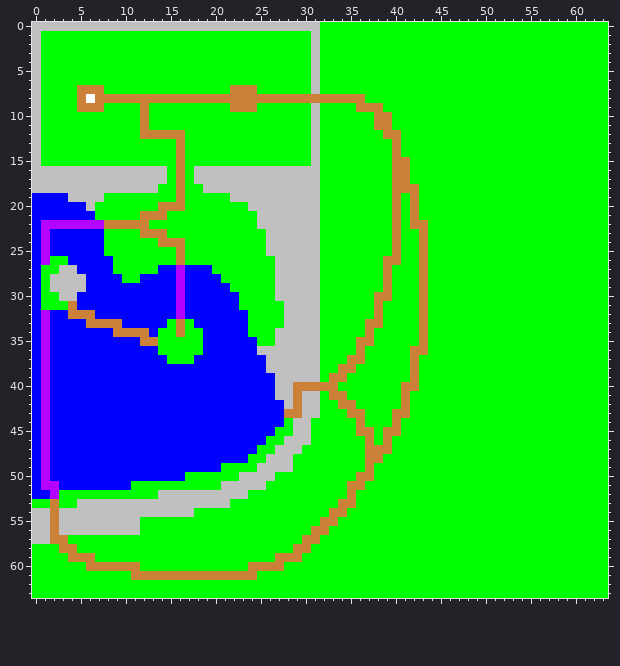
Pixel-art sprite, stored at assets/images/levels/level0.png. The first picture shows the starting point.
The file is 64x64 pixels.
The same view after the edit:
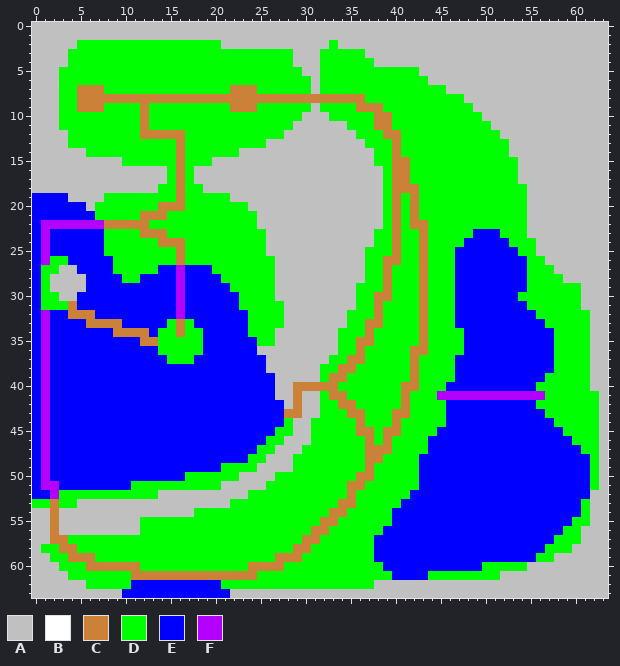
Palette (. is transparent): A #c0c0c0  B #ffffff  C #cb8138  D #00ff00  E #0000ff  F #b300ff
Change:
Changed rows in their new state; - is an unchanged pixel.
first column x 0:
 0 --------------------------------AAAAAAAAAAAAAAAAAAAAAAAAAAAAAAAA
 1 -AAAAAAAAAAAAAAAAAAAAAAAAAAAAAA-AAAAAAAAAAAAAAAAAAAAAAAAAAAAAAAA
 2 -AAAA----------------AAAAAAAAAA-A-AAAAAAAAAAAAAAAAAAAAAAAAAAAAAA
 3 -AAA-------------------------AA------AAAAAAAAAAAAAAAAAAAAAAAAAAA
 4 -AAA-------------------------AA-------AAAAAAAAAAAAAAAAAAAAAAAAAA
 5 -AA---------------------------A------------AAAAAAAAAAAAAAAAAAAAA
 6 -AA-----------------------------------------AAAAAAAAAAAAAAAAAAAA
 7 -AA-------------------------------------------AAAAAAAAAAAAAAAAAA
 8 -AA---C-----------------------------------------AAAAAAAAAAAAAAAA
 9 -AA----------------------------------------------AAAAAAAAAAAAAAA
10 -AA---------------------------A-A-----------------AAAAAAAAAAAAAA
11 -AA--------------------------AA-AAA----------------AAAAAAAAAAAAA
12 -AAA------------------------AAA-AAAA----------------AAAAAAAAAAAA
13 -AAA----------------------AAAAA-AAAAA----------------AAAAAAAAAAA
14 -AAAAA-----------------AAAAAAAA-AAAAAA---------------AAAAAAAAAAA
15 -AAAAAAAAA----------AAAAAAAAAAA-AAAAAA----------------AAAAAAAAAA
16 --------------------------------AAAAAAA---------------AAAAAAAAAA
17 --------------------------------AAAAAAA---------------AAAAAAAAAA
18 --------------------------------AAAAAAA----------------AAAAAAAAA
19 --------------------------------AAAAAAA----------------AAAAAAAAA
20 --------------------------------AAAAAAA----------------AAAAAAAAA
21 --------------------------------AAAAAAA----------------AAAAAAAAA
22 --------------------------------AAAAAAA----------------AAAAAAAAA
23 --------------------------------AAAAAA-----------EEE---AAAAAAAAA
24 --------------------------------AAAAAA----------EEEEE---AAAAAAAA
25 --------------------------------AAAAA----------EEEEEEE--AAAAAAAA
26 --------------------------------AAAAA----------EEEEEEEE--AAAAAAA
27 --------------------------------AAAAA----------EEEEEEEE---AAAAAA
28 --------------------------------AAAAA----------EEEEEEEE----AAAAA
29 --------------------------------AAAA-----------EEEEEEEE------AAA
30 --------------------------------AAAA-----------EEEEEEE-------AAA
31 --------------------------------AAAA-----------EEEEEEEE------AAA
32 --------------------------------AAA------------EEEEEEEEE------AA
33 --------------------------------AAA------------EEEEEEEEEE-----AA
34 --------------------------------AA--------------EEEEEEEEEE----AA
35 --------------------------------AA--------------EEEEEEEEEE----AA
36 --------------------------------AA--------------EEEEEEEEEE----AA
37 --------------------------------A--------------EEEEEEEEEEE----AA
38 -----------------------------------------------EEEEEEEEEEE----AA
39 -----------------------------------------------EEEEEEEEEE-----AA
40 ----------------------------------------------EEEEEEEEEE------AA
41 ---------------------------------------------FFFFFFFFFFFF------A
42 ----------------------------------------------EEEEEEEEEE-------A
43 ----------------------------------------------EEEEEEEEEEE------A
44 ----------------------------------------------EEEEEEEEEEEE-----A
45 ---------------------------------------------EEEEEEEEEEEEEE----A
46 --------------------------------------------EEEEEEEEEEEEEEEE---A
47 --------------------------------------------EEEEEEEEEEEEEEEEE--A
48 -------------------------------------------EEEEEEEEEEEEEEEEEEE-A
49 -------------------------------------------EEEEEEEEEEEEEEEEEEE-A
50 -------------------------------------------EEEEEEEEEEEEEEEEEEE-A
51 -------------------------------------------EEEEEEEEEEEEEEEEEEE-A
52 ------------------------------------------EEEEEEEEEEEEEEEEEEEEAA
53 -----------------------------------------EEEEEEEEEEEEEEEEEEEE-AA
54 ----------------------------------------EEEEEEEEEEEEEEEEEEEEE-AA
55 ----------------------------------------EEEEEEEEEEEEEEEEEEEE--AA
56 ---------------------------------------EEEEEEEEEEEEEEEEEEEE--AAA
57 --------------------------------------EEEEEEEEEEEEEEEEEEEE---AAA
58 A-------------------------------------EEEEEEEEEEEEEEEEEEE---AAAA
59 AA------------------------------------EEEEEEEEEEEEEEEEEE--AAAAAA
60 AAA------------------------------------EEEEEEEEEEE-----AAAAAAAAA
61 AAAA------------------------------------EEEE--------AAAAAAAAAAAA
62 AAAAAA-----EEEEEEEEEE-----------------AAAAAAAAAAAAAAAAAAAAAAAAAA
63 AAAAAAAAAAEEEEEEEEEEEEAAAAAAAAAAAAAAAAAAAAAAAAAAAAAAAAAAAAAAAAAA
Pixel boxes of the changes (left, top, right, bottom) in both pictures:
changed: (32, 22, 608, 598)
